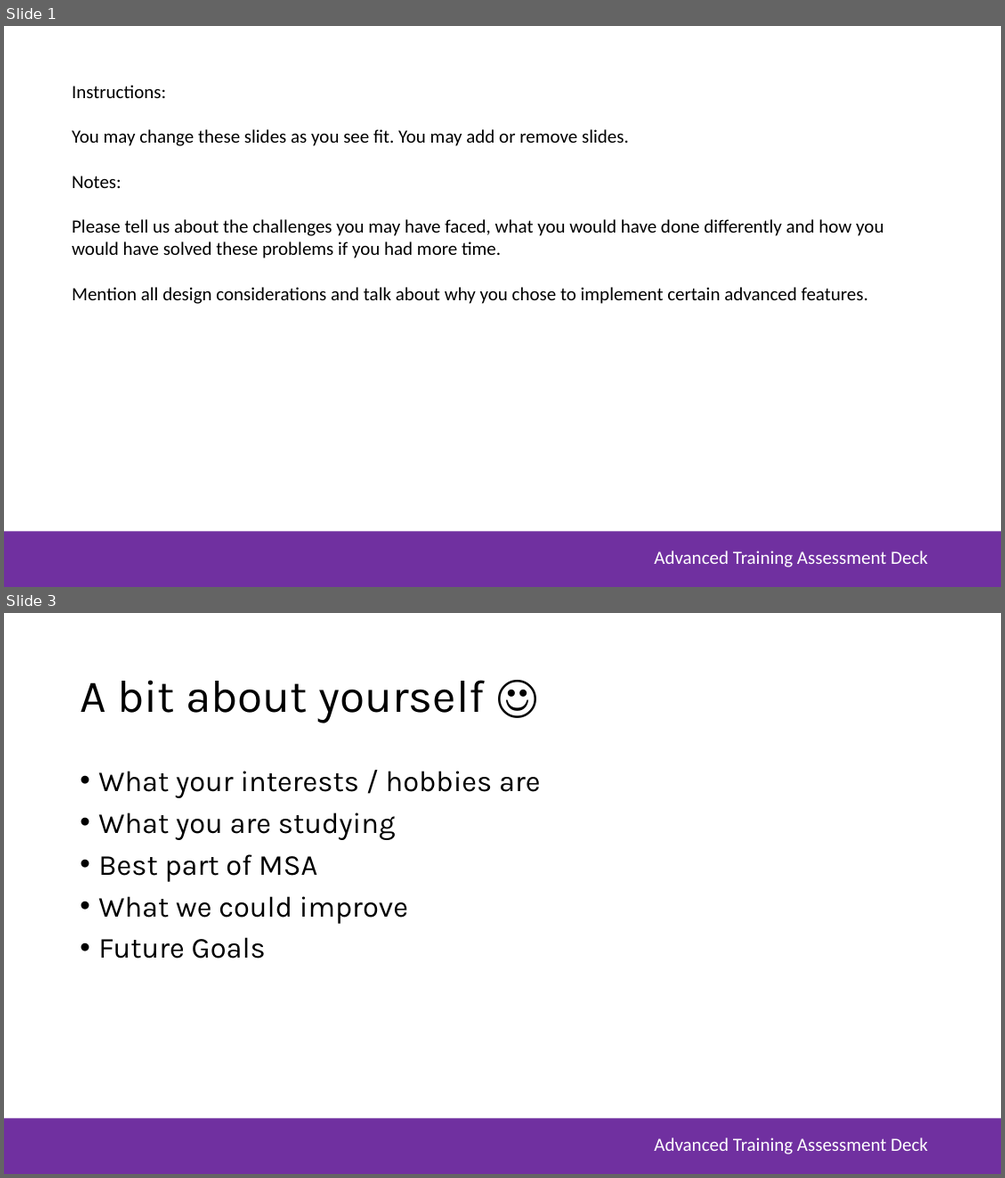
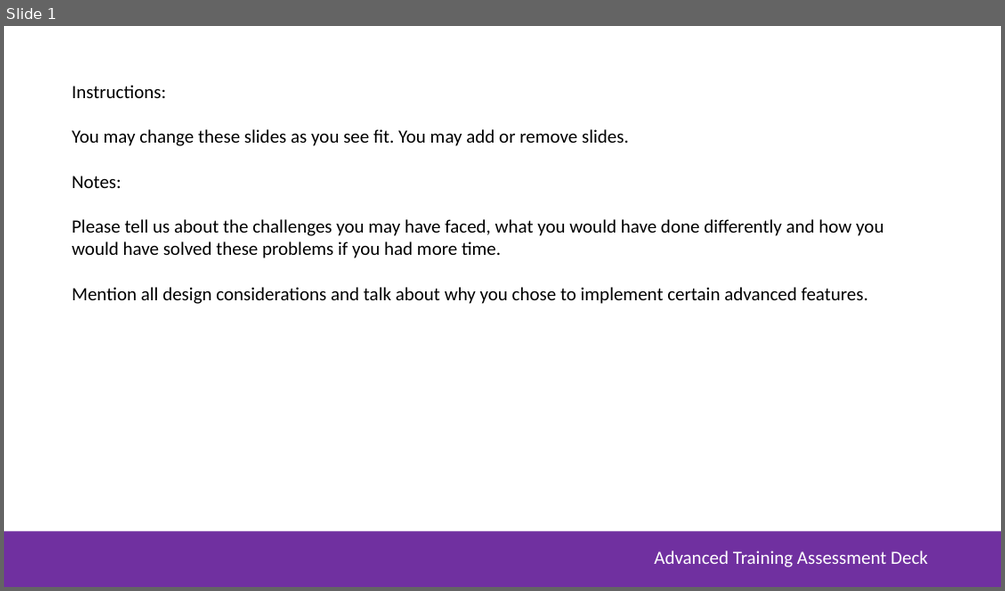
Before and after one commit to joshiefu/MSA_Phase2_WebApp, a slide deck: MSA-Assessment-Deck.pptx. Shown one above the other, each under a label of ours: slides 1 and 3 before the commit, slide 1 after it; the slides between them are not shown. The pictures are 1005x1178 and 1005x591 pixels, drawn with LibreOffice and Linux fonts; fonts in the diff are those of the drawing; background and template pictures are left out. Boxes give left, top, right and bottom in pixels: in the first picture for what was removed or moved away, otherwise in the second. Text is boxed around its words. In the diff, an @@ line names an element or a change of style, - is before the commit and + after.

```diff
--- a/MSA-Assessment-Deck.pptx
+++ b/MSA-Assessment-Deck.pptx
@@ slide 3 removed at (x1=4, y1=613, x2=1001, y2=1174), background #FFFFFF; not listed: 2 template elements that a slide beside it also shows @@
@@ title removed at (x1=80, y1=680, x2=485, y2=722) @@
-A bit about yourself ☺
@@ text removed at (x1=98, y1=771, x2=540, y2=958) @@
-• What your interests / hobbies are
-• What you are studying
-• Best part of MSA
-• What we could improve
-• Future Goals
```
Also in this commit, not shown: 6 slides changed, 6 slides added, 2 other slides removed.
